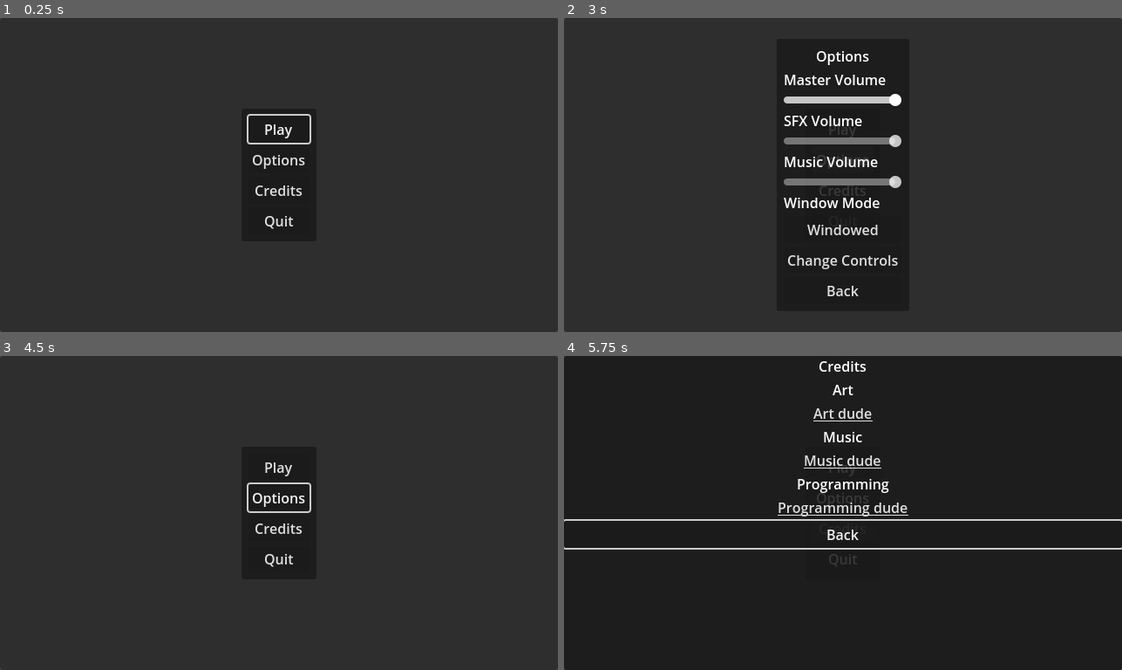
Above: before the commit, frames 1-4 (two rows, left to right).
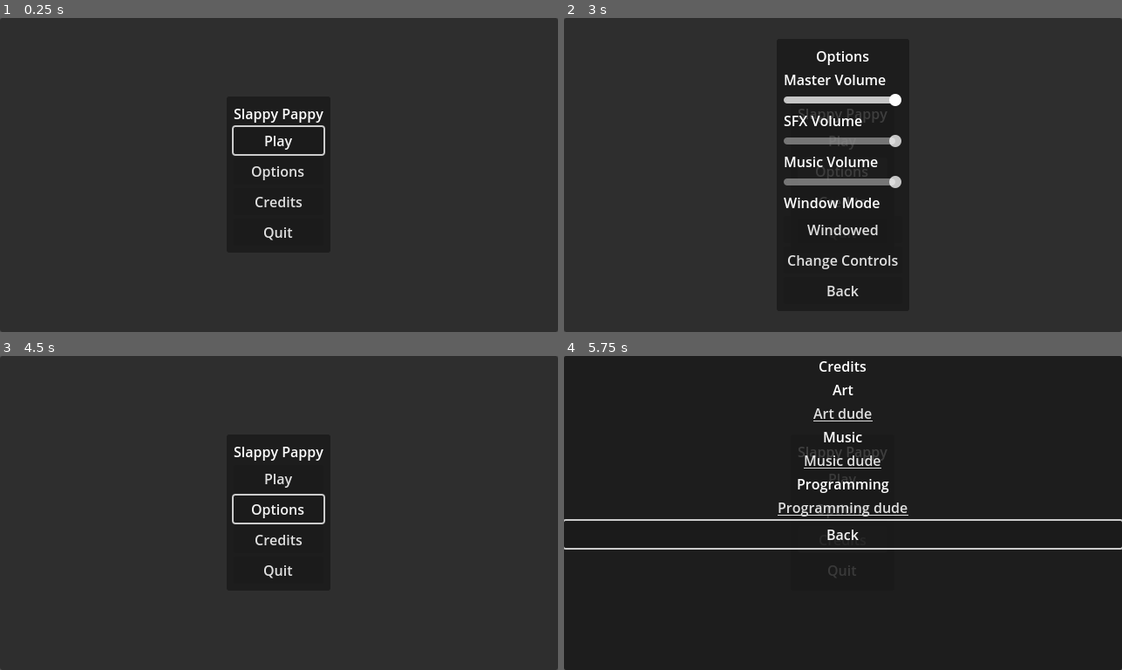
Above: after the commit, the same moments.

Repository: FocusedPhoenixGames/Template
Game: Godot game, scene res://scenes/ui/menus/title_screen.tscn
Same seed, same stepped clock (60 frames per second), same inputs: the game is played once before the commit and once after it.
Inputs:
- Up to frame 1 (0.25 s): no input
- Up to frame 2 (3 s): click "Play" at 0.5 s; click "Play" at 1.25 s; click "Play" at 2 s; click "Options" at 2.75 s
- Up to frame 3 (4.5 s): click "Windowed" at 3.5 s; click "Back" at 4.25 s
- Up to frame 4 (5.75 s): click "Credits" at 5 s

The runs differ from the first frame. In frame 1, 1.5% of the frame differs, in the area x 41-59%, y 28-71%; in frame 2, 0.4%; in frame 3, 1.5%; in frame 4, 0.4%.

Commit message:
Updated Wiki
Wiki has been updated with screenshots and explanations. Still need to finish the Components section of the Wiki.

Diff:
--- a/project.godot
+++ b/project.godot
@@ -76,11 +76,6 @@
 , Object(InputEventKey,"resource_local_to_scene":false,"resource_name":"","device":-1,"window_id":0,"alt_pressed":false,"shift_pressed":false,"ctrl_pressed":false,"meta_pressed":false,"pressed":false,"keycode":0,"physical_keycode":83,"key_label":0,"unicode":115,"echo":false,"script":null)
 ]
 }
-Jump={
-"deadzone": 0.5,
-"events": [Object(InputEventKey,"resource_local_to_scene":false,"resource_name":"","device":-1,"window_id":0,"alt_pressed":false,"shift_pressed":false,"ctrl_pressed":false,"meta_pressed":false,"pressed":false,"keycode":65,"physical_keycode":0,"key_label":0,"unicode":97,"echo":false,"script":null)
-]
-}
 
 [rendering]
 
--- a/scenes/ui/menus/credits_screen.tscn
+++ b/scenes/ui/menus/credits_screen.tscn
@@ -50,25 +50,21 @@
 text = "Art dude"
 
 [node name="MusicLabel" type="Label" parent="MarginContainer/PanelContainer/MarginContainer/VBoxContainer/MarginContainer/VBoxContainer"]
-auto_translate_mode = 1
 layout_mode = 2
 text = "Music"
 horizontal_alignment = 1
 
 [node name="LinkButton2" type="LinkButton" parent="MarginContainer/PanelContainer/MarginContainer/VBoxContainer/MarginContainer/VBoxContainer"]
-auto_translate_mode = 1
 layout_mode = 2
 size_flags_horizontal = 4
 text = "Music dude"
 
 [node name="ProgrammingLabel" type="Label" parent="MarginContainer/PanelContainer/MarginContainer/VBoxContainer/MarginContainer/VBoxContainer"]
-auto_translate_mode = 1
 layout_mode = 2
 text = "Programming"
 horizontal_alignment = 1
 
 [node name="LinkButton3" type="LinkButton" parent="MarginContainer/PanelContainer/MarginContainer/VBoxContainer/MarginContainer/VBoxContainer"]
-auto_translate_mode = 1
 layout_mode = 2
 size_flags_horizontal = 4
 text = "Programming dude"
--- a/scenes/ui/menus/pause_screen.gd
+++ b/scenes/ui/menus/pause_screen.gd
@@ -1,10 +1,9 @@
 extends CanvasLayer
-
 
 @onready var panelContainer = $%PanelContainer
 
 var optionsScreenScene = preload("res://scenes/ui/menus/options_screen.tscn")
-var isClosing
+var isClosing: bool
 
 
 func _ready() -> void:
@@ -33,9 +32,6 @@
 func close() -> void:
 	if isClosing:
 		return
-
-	isClosing = true
-	#$AnimationPlayer.play_backwards("default")
 
 	var tween = create_tween()
 	tween.tween_property(panelContainer, "scale", Vector2.ONE, 0)
--- a/scenes/ui/menus/title_screen.tscn
+++ b/scenes/ui/menus/title_screen.tscn
@@ -34,6 +34,10 @@
 [node name="VBoxContainer" type="VBoxContainer" parent="MarginContainer/PanelContainer/MarginContainer"]
 layout_mode = 2
 
+[node name="GameTitleLabel" type="Label" parent="MarginContainer/PanelContainer/MarginContainer/VBoxContainer"]
+layout_mode = 2
+text = "Slappy Pappy"
+
 [node name="PlayButton" parent="MarginContainer/PanelContainer/MarginContainer/VBoxContainer" instance=ExtResource("2_mlrsy")]
 unique_name_in_owner = true
 layout_mode = 2
Not shown, changed: cider_wiki_pages/Takun's Template/Autoload/Music Player/Music Player.txt
Binary file added: cider_wiki_pages/Takun's Template/Autoload/Music Player/_images/img_1.webp
Binary file added: cider_wiki_pages/Takun's Template/Autoload/Music Player/_images/img_2.webp
Binary file added: cider_wiki_pages/Takun's Template/Autoload/Music Player/_images/img_3.webp
Not shown, changed: cider_wiki_pages/Takun's Template/Components/Components.txt
Not shown, changed: cider_wiki_pages/Takun's Template/Menus/Controls Screen/Controls Screen.txt
Binary file added: cider_wiki_pages/Takun's Template/Menus/Controls Screen/_images/img_1.webp
Binary file added: cider_wiki_pages/Takun's Template/Menus/Controls Screen/_images/img_2.webp
Binary file added: cider_wiki_pages/Takun's Template/Menus/Controls Screen/_images/img_3.webp
Binary file added: cider_wiki_pages/Takun's Template/Menus/Controls Screen/_images/img_4.webp
Binary file added: cider_wiki_pages/Takun's Template/Menus/Controls Screen/_images/img_5.webp
Not shown, changed: cider_wiki_pages/Takun's Template/Menus/Credits Screen/Credits Screen.txt
(and 12 more such lines)
